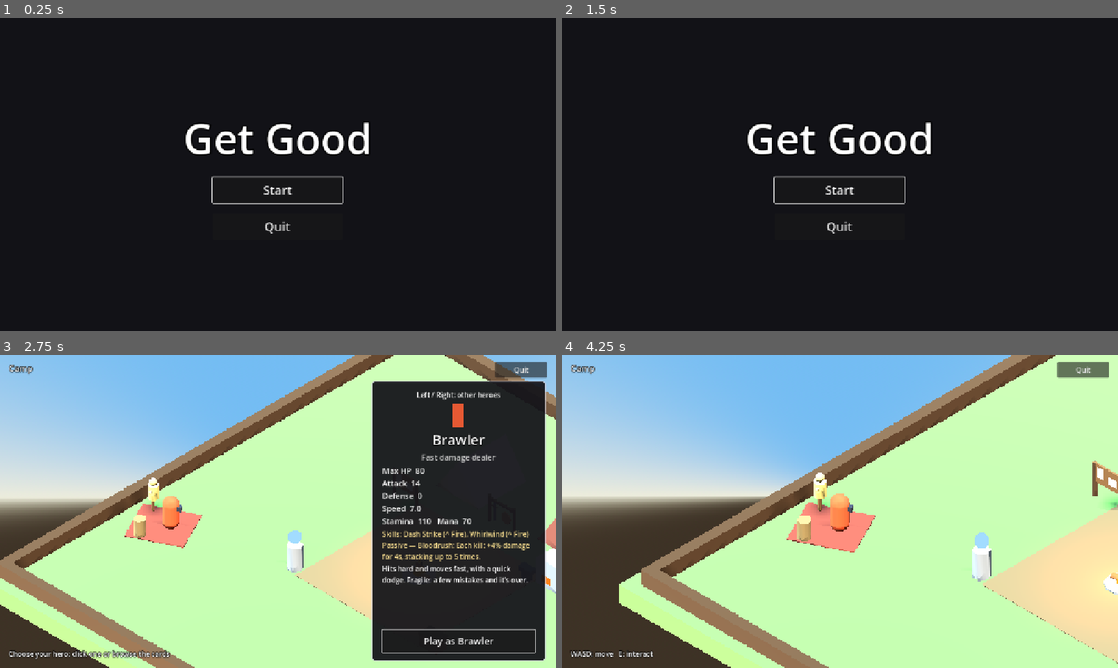
Above: before the commit, frames 1-4 (two rows, left to right).
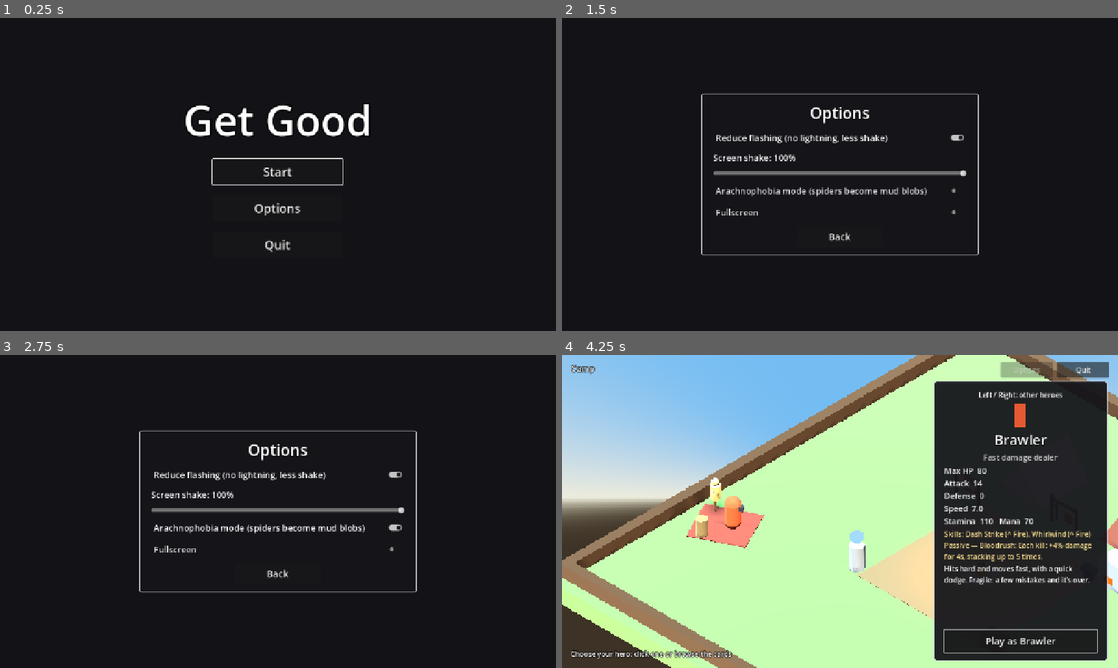
Above: after the commit, the same moments.

Repository: keifern-007/Project-A1
Game: Godot game, scene res://scenes/main/title_screen.tscn
Two runs of this game, one before a commit and one after it. Both use one fixed random seed, a clock stepped at 60 frames per second and the inputs below.
Inputs (mouse positions are in pixels of both pictures, inside the frame that each line leads up to):
- Up to frame 1 (0.25 s): no input
- Up to frame 2 (1.5 s): click (840, 208) at 0.5 s, where only the run after the commit has a clickable "Options"; click (840, 136) at 1.25 s, where only the run after the commit has a clickable "Reduce flashing (no lightning…"
- Up to frame 3 (2.75 s): click (278, 527) at 2 s, where only the run after the commit has a clickable "Arachnophobia mode (spiders b…"
- Up to frame 4 (4.25 s): click (840, 574) at 2.75 s, where only the run after the commit has a clickable "Back"; click "Play as Brawler" (after the commit: "Start") at 3.5 s

The runs differ from the first frame. In frame 1, 3.2% of the frame differs, in the area x 33-67%, y 27-75%; in frame 2, 4.2%; in frame 3, 76%, in the area x 0-100%, y 0-100%; in frame 4, 58%.

Commit message:
Pre-Phase 5 A: fix double-save, add pause menu and options menu
Only the first run result is saved. Runs can be paused and left early
(counts as a defeat). New options panel on the title screen, camp and
pause menu: reduced flashing, screen shake, arachnophobia, fullscreen.

Co-Authored-By: Claude Opus 5.5 <noreply@anthropic.com>

Diff:
--- a/autoload/settings.gd
+++ b/autoload/settings.gd
@@ -10,6 +10,7 @@
 var screen_shake: float = 1.0 ## 0 = off, 1 = full.
 var arachnophobia_mode: bool = false
 var colorblind_mode: ColorblindMode = ColorblindMode.OFF
+var fullscreen: bool = false
 
 
 func _ready() -> void:
@@ -24,7 +25,9 @@
 		screen_shake = cfg.get_value("accessibility", "screen_shake", screen_shake)
 		arachnophobia_mode = cfg.get_value("accessibility", "arachnophobia_mode", arachnophobia_mode)
 		colorblind_mode = cfg.get_value("accessibility", "colorblind_mode", colorblind_mode)
+		fullscreen = cfg.get_value("video", "fullscreen", fullscreen)
 	TranslationServer.set_locale(locale)
+	_apply_fullscreen()
 
 
 func save_settings() -> void:
@@ -34,6 +37,16 @@
 	cfg.set_value("accessibility", "screen_shake", screen_shake)
 	cfg.set_value("accessibility", "arachnophobia_mode", arachnophobia_mode)
 	cfg.set_value("accessibility", "colorblind_mode", colorblind_mode)
+	cfg.set_value("video", "fullscreen", fullscreen)
 	cfg.save(SETTINGS_PATH)
 	TranslationServer.set_locale(locale)
+	_apply_fullscreen()
 	EventBus.settings_changed.emit()
+
+
+# Only touches the window when fullscreen actually changed, so a maximized window stays maximized.
+func _apply_fullscreen() -> void:
+	var window: Window = get_window()
+	var is_fullscreen: bool = window.mode in [Window.MODE_FULLSCREEN, Window.MODE_EXCLUSIVE_FULLSCREEN]
+	if is_fullscreen != fullscreen:
+		window.mode = Window.MODE_FULLSCREEN if fullscreen else Window.MODE_WINDOWED
--- a/localization/translations.csv
+++ b/localization/translations.csv
@@ -305,3 +305,14 @@
 STATUS_GUARD_BROKEN,! Guard broken
 ENEMY_SHIELDBACK,Shieldback
 ENEMY_SHIELDBACK_FROST,Frost Shieldback
+UI_OPTIONS,Options
+UI_OPT_REDUCE_FLASHING,"Reduce flashing (no lightning, less shake)"
+UI_OPT_SCREEN_SHAKE,Screen shake: %d%%
+UI_OPT_ARACHNOPHOBIA,Arachnophobia mode (spiders become mud blobs)
+UI_OPT_FULLSCREEN,Fullscreen
+UI_PAUSED,Paused
+UI_RESUME,Resume
+UI_LEAVE_MISSION,Leave Mission
+UI_LEAVE_CONFIRM,Leave? Press again (you keep what you collected)
+UI_LEFT_MISSION,Mission Abandoned
+UI_LEFT_MISSION_SUB,You keep what you collected.
--- a/scenes/enemies/enemy.gd
+++ b/scenes/enemies/enemy.gd
@@ -46,6 +46,8 @@
 		data = data.variant_for(GameState.biome())
 		data.apply_look(visual)
 		_apply_arachnophobia()
+		if data.is_arachnid: # The option can change mid-run, from the pause menu.
+			EventBus.settings_changed.connect(_apply_arachnophobia)
 	status.data = data
 	if data:
 		stats.max_health = data.max_health
--- a/scenes/main/hub.gd
+++ b/scenes/main/hub.gd
@@ -13,6 +13,7 @@
 const LOADOUT_PANEL: PackedScene = preload("res://scenes/ui/loadout_panel.tscn")
 const SHRINE_PANEL: PackedScene = preload("res://scenes/ui/shrine_panel.tscn")
 const HERO_CARD: PackedScene = preload("res://scenes/ui/hero_card.tscn")
+const OPTIONS_PANEL: PackedScene = preload("res://scenes/ui/options_panel.tscn")
 const TOAST_TIME: float = 2.0
 const CHOOSE_ZOOM: float = 16.0 ## A bit wider than play zoom while picking a hero.
 ## While choosing, the browsed hero sits this far (world units) from screen center, away from their card.
@@ -33,6 +34,7 @@
 @onready var panel_host: Control = %PanelHost
 @onready var toast: Label = %Toast
 @onready var hint_label: Label = %HintLabel
+@onready var options_button: Button = %OptionsButton
 @onready var quit_button: Button = %QuitButton
 
 
@@ -53,6 +55,7 @@
 		if station.action != &"hero": # Hero prompts are handled by CampHeroes.
 			station.interacted.connect(_on_station_interacted.bind(station))
 	toast.hide()
+	options_button.pressed.connect(_open_options)
 	quit_button.pressed.connect(get_tree().quit)
 	if GameState.character: # Back from a run: same hero as before.
 		_play_as(GameState.character, true)
@@ -148,9 +151,22 @@
 			_show_toast(tr("UI_COMING_SOON") % tr(station.prompt_key))
 
 
+# Esc / Start with nothing else open. An open panel handles its own Esc before this runs.
+func _unhandled_input(event: InputEvent) -> void:
+	if event.is_action_pressed("pause"):
+		get_viewport().set_input_as_handled()
+		_open_options()
+
+
+func _open_options() -> void:
+	if _open_panel == null:
+		_open(OPTIONS_PANEL.instantiate())
+
+
 ## Panels emit `closed`. While one is open the hero can't move or interact.
 func _open(panel: Control) -> void:
 	_open_panel = panel
+	options_button.disabled = true
 	if panel.has_signal("closed") and not panel is HeroCard:
 		panel.connect("closed", _close_panel)
 	panel_host.add_child(panel)
@@ -161,6 +177,7 @@
 func _close_panel() -> void:
 	_open_panel.queue_free()
 	_open_panel = null
+	options_button.disabled = false
 	# Wait a frame so the button press that closed the panel doesn't also reach the hero.
 	await get_tree().process_frame
 	if _heroes.controlled and _open_panel == null:
--- a/scenes/main/hub.tscn
+++ b/scenes/main/hub.tscn
@@ -48,6 +48,19 @@
 auto_translate_mode = 2
 label_settings = SubResource("SmallText")
 
+[node name="OptionsButton" type="Button" parent="UI"]
+unique_name_in_owner = true
+anchors_preset = 1
+anchor_left = 1.0
+anchor_right = 1.0
+offset_left = -270.0
+offset_top = 16.0
+offset_right = -150.0
+offset_bottom = 52.0
+grow_horizontal = 0
+focus_mode = 0
+text = "UI_OPTIONS"
+
 [node name="QuitButton" type="Button" parent="UI"]
 unique_name_in_owner = true
 anchors_preset = 1
--- a/scenes/main/retro_view.gd
+++ b/scenes/main/retro_view.gd
@@ -12,6 +12,7 @@
 @onready var retro_screen: RetroScreen = $RetroScreen
 @onready var hud: HUD = $UI/HUD
 @onready var game_over: GameOverScreen = $UI/GameOver
+@onready var pause_menu: PauseMenu = $UI/PauseMenu
 
 var _player: Player
 
@@ -28,6 +29,7 @@
 	game_over.restart_requested.connect(_restart)
 	game_over.quit_requested.connect(get_tree().quit)
 	game_over.camp_requested.connect(_go_to_camp)
+	pause_menu.leave_requested.connect(_leave_mission)
 	_start_objective()
 
 
@@ -65,11 +67,24 @@
 
 
 func _end_run(victory: bool) -> void:
+	# Only the first result counts: a Burn tick can finish the boss during the death delay.
+	if not GameState.run_active:
+		return
 	GameState.end_run(victory)
 	if victory:
 		# Deferred so it runs after the killing blow's loot is spawned (also deferred).
 		_vacuum_loot.call_deferred()
 	await get_tree().create_timer(GAME_OVER_DELAY).timeout
+	_show_results(victory)
+
+
+## Pause menu: the run ends now, under the same rules as a defeat (the game is already paused).
+func _leave_mission() -> void:
+	GameState.end_run(false)
+	_show_results(false, true)
+
+
+func _show_results(victory: bool, left_mission: bool = false) -> void:
 	GameFeel.cancel_hit_stop()
 	get_tree().paused = true
 	hud.hide() # The results screen says it all; avoids a frozen banner or skill box underneath.
@@ -78,7 +93,7 @@
 	var level_ups: Array[Dictionary] = SaveManager.commit_run(GameState.run_rewards, victory)
 	var level: int = _player.level.level if _player else 1
 	game_over.show_results(victory, GameState.run_time, GameState.kills, level, _collect_rewards(),
-		_xp_lines(level_ups, bonus))
+		_xp_lines(level_ups, bonus), left_mission)
 
 
 func _restart() -> void:
--- a/scenes/main/retro_view.tscn
+++ b/scenes/main/retro_view.tscn
@@ -5,6 +5,7 @@
 [ext_resource type="PackedScene" path="res://scenes/ui/hud.tscn" id="3_hud"]
 [ext_resource type="PackedScene" path="res://scenes/ui/game_over.tscn" id="4_gameover"]
 [ext_resource type="PackedScene" path="res://scenes/main/retro_screen.tscn" id="5_screen"]
+[ext_resource type="PackedScene" path="res://scenes/ui/pause_menu.tscn" id="6_pause"]
 
 [node name="RetroView" type="Control" unique_id=1517843876]
 layout_mode = 3
@@ -23,4 +24,6 @@
 
 [node name="HUD" parent="UI" unique_id=2143560458 instance=ExtResource("3_hud")]
 
+[node name="PauseMenu" parent="UI" instance=ExtResource("6_pause")]
+
 [node name="GameOver" parent="UI" unique_id=1090398775 instance=ExtResource("4_gameover")]
--- a/scenes/main/title_screen.gd
+++ b/scenes/main/title_screen.gd
@@ -1,13 +1,33 @@
 extends Control
-## The first screen: Start (into the camp, where you pick your hero) or Quit.
+## The first screen: Start (into the camp, where you pick your hero), Options or Quit.
 
 const HUB_SCENE: String = "res://scenes/main/hub.tscn"
+const OPTIONS_PANEL: PackedScene = preload("res://scenes/ui/options_panel.tscn")
 
+var _options: OptionsPanel = null
+
+@onready var center: Control = $Center
 @onready var start_button: Button = %StartButton
+@onready var options_button: Button = %OptionsButton
 @onready var quit_button: Button = %QuitButton
 
 
 func _ready() -> void:
 	start_button.pressed.connect(func() -> void: get_tree().change_scene_to_file(HUB_SCENE))
+	options_button.pressed.connect(_open_options)
 	quit_button.pressed.connect(get_tree().quit)
 	start_button.grab_focus()
+
+
+func _open_options() -> void:
+	_options = OPTIONS_PANEL.instantiate()
+	_options.closed.connect(_close_options)
+	add_child(_options)
+	center.hide()
+
+
+func _close_options() -> void:
+	_options.queue_free()
+	_options = null
+	center.show()
+	options_button.grab_focus()
--- a/scenes/main/title_screen.tscn
+++ b/scenes/main/title_screen.tscn
@@ -51,6 +51,14 @@
 theme_override_font_sizes/font_size = 28
 text = "UI_START"
 
+[node name="OptionsButton" type="Button" parent="Center/VBox"]
+unique_name_in_owner = true
+custom_minimum_size = Vector2(300, 60)
+layout_mode = 2
+size_flags_horizontal = 4
+theme_override_font_sizes/font_size = 28
+text = "UI_OPTIONS"
+
 [node name="QuitButton" type="Button" parent="Center/VBox"]
 unique_name_in_owner = true
 custom_minimum_size = Vector2(300, 60)
--- a/scenes/ui/game_over.gd
+++ b/scenes/ui/game_over.gd
@@ -31,10 +31,13 @@
 
 ## rewards: [{ "material": MaterialData, "amount": int, "owned": int (profile total) }, ...]
 func show_results(victory: bool, run_time: float, kills: int, level: int, rewards: Array[Dictionary],
-		xp_lines: Array[String] = []) -> void:
+		xp_lines: Array[String] = [], left_mission: bool = false) -> void:
 	# These labels auto-translate, so setting the key is enough.
 	title_label.text = "UI_VICTORY" if victory else "UI_GAME_OVER"
 	subtitle_label.text = "UI_VICTORY_SUB" if victory else "UI_GAME_OVER_SUB"
+	if left_mission:
+		title_label.text = "UI_LEFT_MISSION"
+		subtitle_label.text = "UI_LEFT_MISSION_SUB"
 	stats_label.text = tr("UI_RUN_STATS") % [HUD.format_time(run_time), kills, level]
 	_fill_rewards(rewards, xp_lines)
 	show()
--- /dev/null
+++ b/scenes/ui/options_panel.gd
@@ -0,0 +1,60 @@
+class_name OptionsPanel
+extends Control
+## The small options screen, opened from the title screen, the camp and the pause menu.
+## Every change applies and saves at once, so there is no Apply button.
+## Rebinding, audio, languages, HUD and colorblind modes join in Phase 6.
+
+signal closed
+
+@onready var flashing_check: CheckButton = %FlashingCheck
+@onready var shake_label: Label = %ShakeLabel
+@onready var shake_slider: HSlider = %ShakeSlider
+@onready var arachnophobia_check: CheckButton = %ArachnophobiaCheck
+@onready var fullscreen_check: CheckButton = %FullscreenCheck
+@onready var back_button: Button = %BackButton
+
+
+func _ready() -> void:
+	# Set the current values before connecting, so opening the panel doesn't save anything.
+	flashing_check.button_pressed = Settings.reduce_flashing
+	shake_slider.value = Settings.screen_shake
+	arachnophobia_check.button_pressed = Settings.arachnophobia_mode
+	fullscreen_check.button_pressed = Settings.fullscreen
+	_update_shake_label()
+	flashing_check.toggled.connect(_on_flashing_toggled)
+	shake_slider.value_changed.connect(_on_shake_changed)
+	arachnophobia_check.toggled.connect(_on_arachnophobia_toggled)
+	fullscreen_check.toggled.connect(_on_fullscreen_toggled)
+	back_button.pressed.connect(closed.emit)
+	flashing_check.grab_focus()
+
+
+func _unhandled_input(event: InputEvent) -> void:
+	if event.is_action_pressed("ui_cancel") or event.is_action_pressed("pause"):
+		get_viewport().set_input_as_handled()
+		closed.emit()
+
+
+func _on_flashing_toggled(on: bool) -> void:
+	Settings.reduce_flashing = on
+	Settings.save_settings()
+
+
+func _on_shake_changed(value: float) -> void:
+	Settings.screen_shake = value
+	Settings.save_settings()
+	_update_shake_label()
+
+
+func _on_arachnophobia_toggled(on: bool) -> void:
+	Settings.arachnophobia_mode = on
+	Settings.save_settings()
+
+
+func _on_fullscreen_toggled(on: bool) -> void:
+	Settings.fullscreen = on
+	Settings.save_settings()
+
+
+func _update_shake_label() -> void:
+	shake_label.text = tr("UI_OPT_SCREEN_SHAKE") % roundi(shake_slider.value * 100.0)
--- /dev/null
+++ b/scenes/ui/options_panel.tscn
@@ -0,0 +1,95 @@
+[gd_scene load_steps=4 format=3]
+
+[ext_resource type="Script" path="res://scenes/ui/options_panel.gd" id="1_options"]
+
+[sub_resource type="StyleBoxFlat" id="PanelStyle"]
+content_margin_left = 28.0
+content_margin_top = 20.0
+content_margin_right = 28.0
+content_margin_bottom = 20.0
+bg_color = Color(0.08, 0.08, 0.1, 0.94)
+border_width_left = 2
+border_width_top = 2
+border_width_right = 2
+border_width_bottom = 2
+border_color = Color(0.8, 0.8, 0.85, 0.9)
+corner_radius_top_left = 6
+corner_radius_top_right = 6
+corner_radius_bottom_right = 6
+corner_radius_bottom_left = 6
+
+[sub_resource type="LabelSettings" id="TitleText"]
+font_size = 36
+outline_size = 6
+outline_color = Color(0, 0, 0, 1)
+
+[node name="OptionsPanel" type="Control"]
+process_mode = 3
+layout_mode = 3
+anchors_preset = 15
+anchor_right = 1.0
+anchor_bottom = 1.0
+grow_horizontal = 2
+grow_vertical = 2
+script = ExtResource("1_options")
+
+[node name="Center" type="CenterContainer" parent="."]
+layout_mode = 1
+anchors_preset = 15
+anchor_right = 1.0
+anchor_bottom = 1.0
+grow_horizontal = 2
+grow_vertical = 2
+
+[node name="Panel" type="PanelContainer" parent="Center"]
+custom_minimum_size = Vector2(640, 0)
+layout_mode = 2
+theme_override_styles/panel = SubResource("PanelStyle")
+
+[node name="VBox" type="VBoxContainer" parent="Center/Panel"]
+layout_mode = 2
+theme_override_constants/separation = 14
+
+[node name="Title" type="Label" parent="Center/Panel/VBox"]
+layout_mode = 2
+text = "UI_OPTIONS"
+label_settings = SubResource("TitleText")
+horizontal_alignment = 1
+
+[node name="FlashingCheck" type="CheckButton" parent="Center/Panel/VBox"]
+unique_name_in_owner = true
+layout_mode = 2
+theme_override_font_sizes/font_size = 20
+text = "UI_OPT_REDUCE_FLASHING"
+
+[node name="ShakeLabel" type="Label" parent="Center/Panel/VBox"]
+unique_name_in_owner = true
+layout_mode = 2
+auto_translate_mode = 2
+theme_override_font_sizes/font_size = 20
+
+[node name="ShakeSlider" type="HSlider" parent="Center/Panel/VBox"]
+unique_name_in_owner = true
+layout_mode = 2
+max_value = 1.0
+step = 0.1
+
+[node name="ArachnophobiaCheck" type="CheckButton" parent="Center/Panel/VBox"]
+unique_name_in_owner = true
+layout_mode = 2
+theme_override_font_sizes/font_size = 20
+text = "UI_OPT_ARACHNOPHOBIA"
+
+[node name="FullscreenCheck" type="CheckButton" parent="Center/Panel/VBox"]
+unique_name_in_owner = true
+layout_mode = 2
+theme_override_font_sizes/font_size = 20
+text = "UI_OPT_FULLSCREEN"
+
+[node name="BackButton" type="Button" parent="Center/Panel/VBox"]
+unique_name_in_owner = true
+custom_minimum_size = Vector2(200, 48)
+layout_mode = 2
+size_flags_horizontal = 4
+theme_override_font_sizes/font_size = 22
+text = "UI_BACK"
--- /dev/null
+++ b/scenes/ui/pause_menu.gd
@@ -0,0 +1,76 @@
+class_name PauseMenu
+extends Control
+## In-run pause: Resume, Options, Leave Mission. Runs while the game is paused (process_mode = Always).
+## Leaving takes a second press, so a stray click can't end a run. The run scene decides what leaving does.
+
+signal leave_requested
+
+const OPTIONS_PANEL: PackedScene = preload("res://scenes/ui/options_panel.tscn")
+
+var _options: OptionsPanel = null
+var _leave_armed: bool = false
+
+@onready var center: Control = $Center
+@onready var resume_button: Button = %ResumeButton
+@onready var options_button: Button = %OptionsButton
+@onready var leave_button: Button = %LeaveButton
+
+
+func _ready() -> void:
+	hide()
+	resume_button.pressed.connect(resume)
+	options_button.pressed.connect(_open_options)
+	leave_button.pressed.connect(_on_leave_pressed)
+	leave_button.focus_exited.connect(_disarm_leave)
+
+
+func _unhandled_input(event: InputEvent) -> void:
+	if _options: # The options panel closes itself first.
+		return
+	if event.is_action_pressed("pause") or (visible and event.is_action_pressed("ui_cancel")):
+		get_viewport().set_input_as_handled()
+		if visible:
+			resume()
+		elif GameState.run_active: # Not during the death delay or on the results screen.
+			pause()
+
+
+func pause() -> void:
+	GameFeel.cancel_hit_stop()
+	get_tree().paused = true
+	_disarm_leave()
+	show()
+	resume_button.grab_focus()
+
+
+func resume() -> void:
+	hide()
+	get_tree().paused = false
+
+
+func _open_options() -> void:
+	_options = OPTIONS_PANEL.instantiate()
+	_options.closed.connect(_close_options)
+	add_child(_options)
+	center.hide()
+
+
+func _close_options() -> void:
+	_options.queue_free()
+	_options = null
+	center.show()
+	options_button.grab_focus()
+
+
+func _on_leave_pressed() -> void:
+	if _leave_armed:
+		hide()
+		leave_requested.emit()
+		return
+	_leave_armed = true
+	leave_button.text = "UI_LEAVE_CONFIRM"
+
+
+func _disarm_leave() -> void:
+	_leave_armed = false
+	leave_button.text = "UI_LEAVE_MISSION"
--- /dev/null
+++ b/scenes/ui/pause_menu.tscn
@@ -0,0 +1,87 @@
+[gd_scene load_steps=4 format=3]
+
+[ext_resource type="Script" path="res://scenes/ui/pause_menu.gd" id="1_pause"]
+
+[sub_resource type="StyleBoxFlat" id="PanelStyle"]
+content_margin_left = 28.0
+content_margin_top = 20.0
+content_margin_right = 28.0
+content_margin_bottom = 20.0
+bg_color = Color(0.08, 0.08, 0.1, 0.94)
+border_width_left = 2
+border_width_top = 2
+border_width_right = 2
+border_width_bottom = 2
+border_color = Color(0.8, 0.8, 0.85, 0.9)
+corner_radius_top_left = 6
+corner_radius_top_right = 6
+corner_radius_bottom_right = 6
+corner_radius_bottom_left = 6
+
+[sub_resource type="LabelSettings" id="TitleText"]
+font_size = 36
+outline_size = 6
+outline_color = Color(0, 0, 0, 1)
+
+[node name="PauseMenu" type="Control"]
+process_mode = 3
+layout_mode = 3
+anchors_preset = 15
+anchor_right = 1.0
+anchor_bottom = 1.0
+grow_horizontal = 2
+grow_vertical = 2
+script = ExtResource("1_pause")
+
+[node name="Dim" type="ColorRect" parent="."]
+layout_mode = 1
+anchors_preset = 15
+anchor_right = 1.0
+anchor_bottom = 1.0
+grow_horizontal = 2
+grow_vertical = 2
+color = Color(0, 0, 0, 0.5)
+
+[node name="Center" type="CenterContainer" parent="."]
+layout_mode = 1
+anchors_preset = 15
+anchor_right = 1.0
+anchor_bottom = 1.0
+grow_horizontal = 2
+grow_vertical = 2
+
+[node name="Panel" type="PanelContainer" parent="Center"]
+custom_minimum_size = Vector2(600, 0)
+layout_mode = 2
+theme_override_styles/panel = SubResource("PanelStyle")
+
+[node name="VBox" type="VBoxContainer" parent="Center/Panel"]
+layout_mode = 2
+theme_override_constants/separation = 14
+
+[node name="Title" type="Label" parent="Center/Panel/VBox"]
+layout_mode = 2
+text = "UI_PAUSED"
+label_settings = SubResource("TitleText")
+horizontal_alignment = 1
+
+[node name="ResumeButton" type="Button" parent="Center/Panel/VBox"]
+unique_name_in_owner = true
+custom_minimum_size = Vector2(0, 48)
+layout_mode = 2
+theme_override_font_sizes/font_size = 22
+text = "UI_RESUME"
+
+[node name="OptionsButton" type="Button" parent="Center/Panel/VBox"]
+unique_name_in_owner = true
+custom_minimum_size = Vector2(0, 48)
+layout_mode = 2
+theme_override_font_sizes/font_size = 22
+text = "UI_OPTIONS"
+
+[node name="LeaveButton" type="Button" parent="Center/Panel/VBox"]
+unique_name_in_owner = true
+custom_minimum_size = Vector2(0, 48)
+layout_mode = 2
+theme_override_font_sizes/font_size = 22
+text = "UI_LEAVE_MISSION"
Binary file changed: localization/translations.en.translation
Not shown, added: scenes/ui/options_panel.gd.uid
Not shown, added: scenes/ui/pause_menu.gd.uid
Not shown, changed: CLAUDE.md
